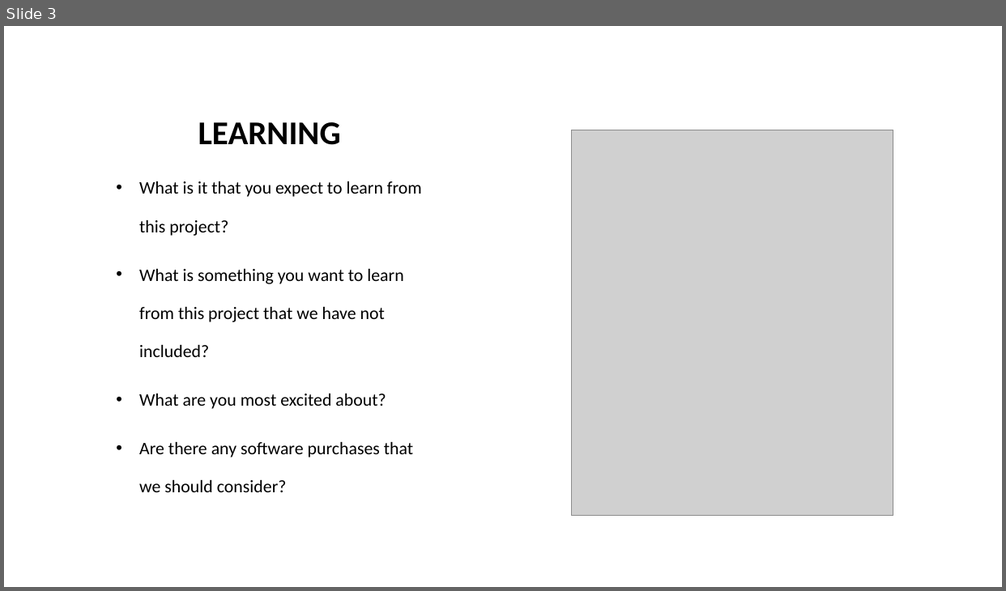
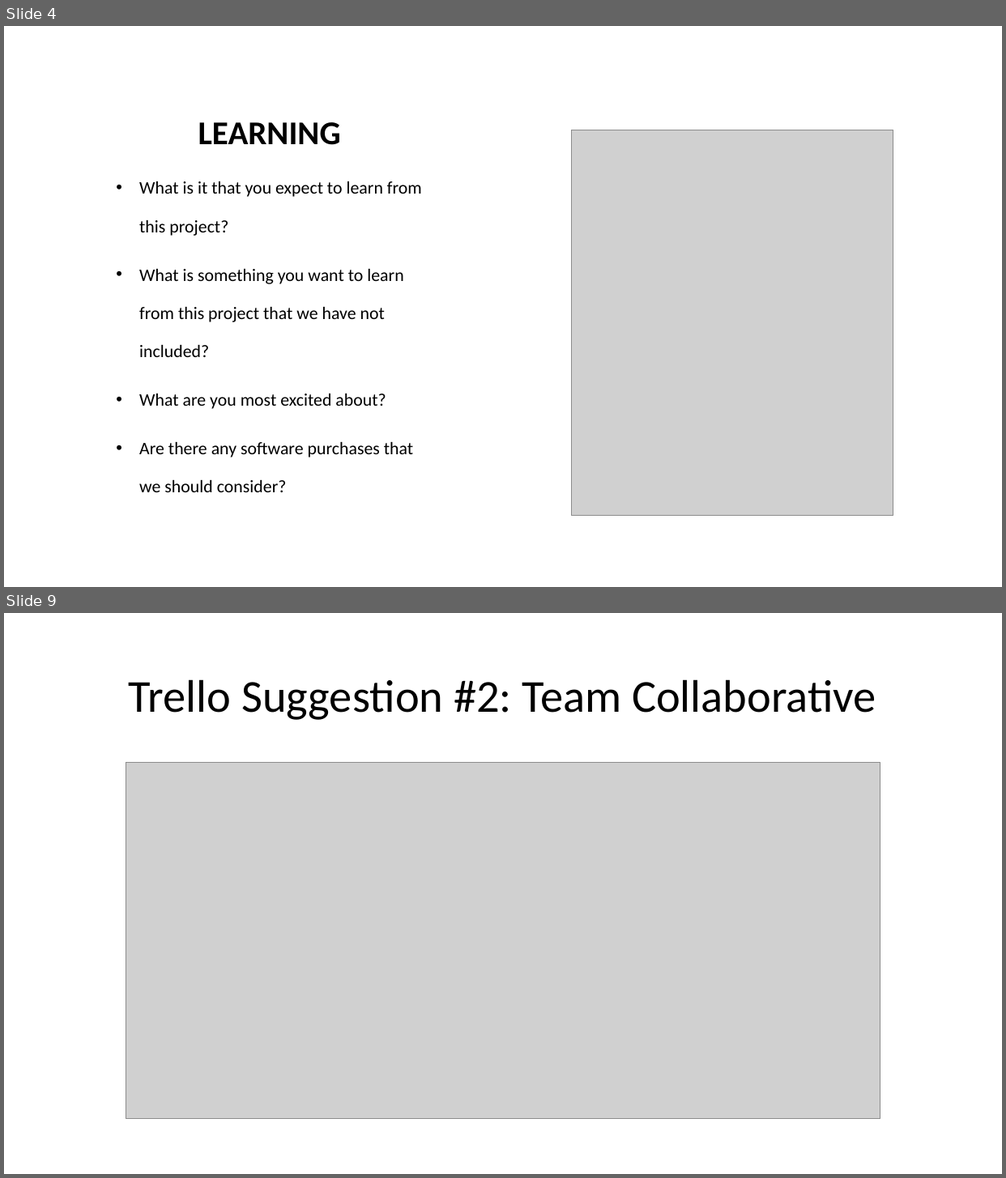
Before and after one commit to jorrtayl/Group-Project, a slide deck: Group Project.pptx. Shown one above the other, each under a label of ours: slide 3 before the commit, slides 4 and 9 after it; the slides between them are not shown. The pictures are 1006x591 and 1006x1178 pixels, drawn with LibreOffice and Linux fonts; fonts in the diff are those of the drawing; grey boxes stand for pictures. Boxes give left, top, right and bottom in pixels: in the first picture for what was removed or moved away, otherwise in the second. Text is boxed around its words. In the diff, an @@ line names an element or a change of style, - is before the commit and + after.

```diff
--- a/Group Project.pptx
+++ b/Group Project.pptx
@@ slide 9 added at [4, 613, 1002, 1174], background #FFFFFF @@
@@ title added at [129, 679, 876, 720], 44 pt, text #000000 @@
+Trello Suggestion #2: Team Collaborative
@@ picture added at [126, 763, 880, 1119] @@
@@ what was slide 3 is now slide 4 @@
```
Also in this commit, not shown: 6 other slides added, 4 slides removed.
